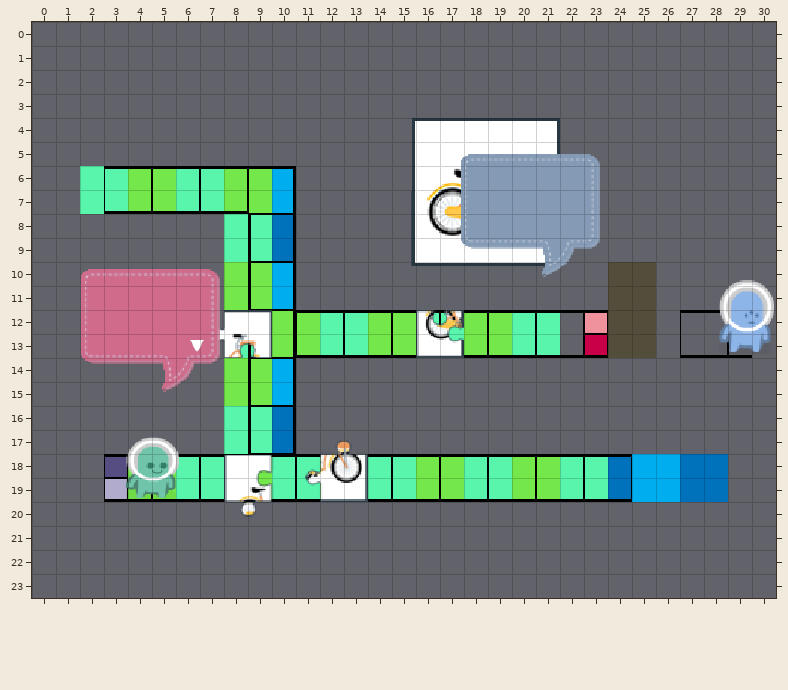
Level history. Tiled map (JSON): tiled/house.json. The picture above was drawn from the file before the commit.
Cells are 16x16 px. Shown: x 0..30, y 0..23. Not drawn, because the pictures are missing: unchanged layer "floor".
New version:
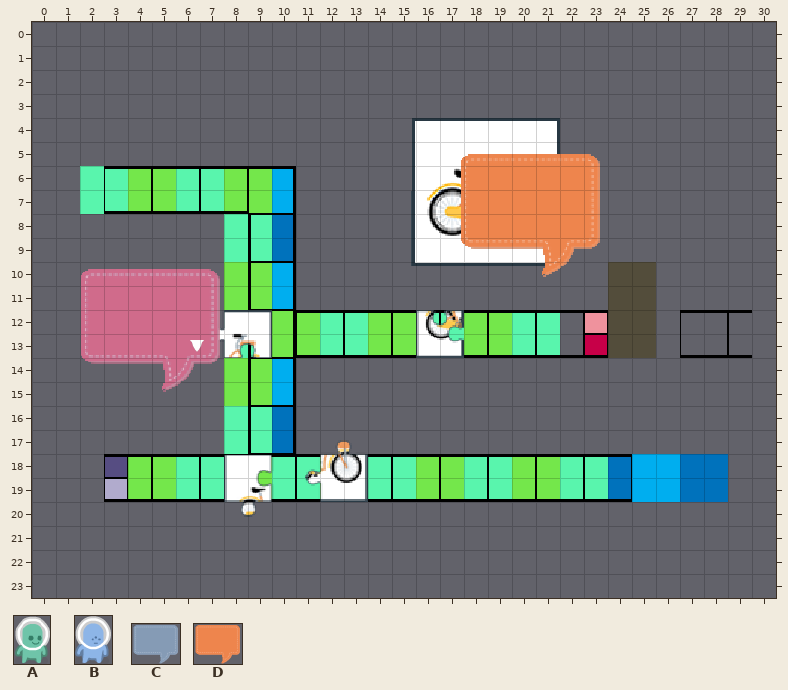
Key: from "objects": A 1 "character", B 22 "brother", C 23 "message2", D 29 "adaBubble".
Objects are placed by their top-left corner, in cells (3,4 is the top-left corner of cell 3,4); size is 1x1 cell unless given.
What changed:
Layer "character":
Object A "character" at 3.9,17.3 size 2.2x2.6 is removed.
Layer "messages":
Object C "brotherBubble" at 17.7,5.4 size 6.2x5.2 becomes C "turingBubble" at 17.7,5.4 size 6.2x5.2.
A new object: D "adaBubble" at 17.7,5.4 size 6.2x5.2.
Layer "brother":
Object B "brother" at 28.6,10.8 size 2.4x3.1 is removed.
Boxes around the changes in both pictures, in picture pixels (x1, y1, x2, y2):
changed: (461, 154, 600, 277)
removed: (719, 280, 774, 352)
removed: (126, 438, 179, 499)
